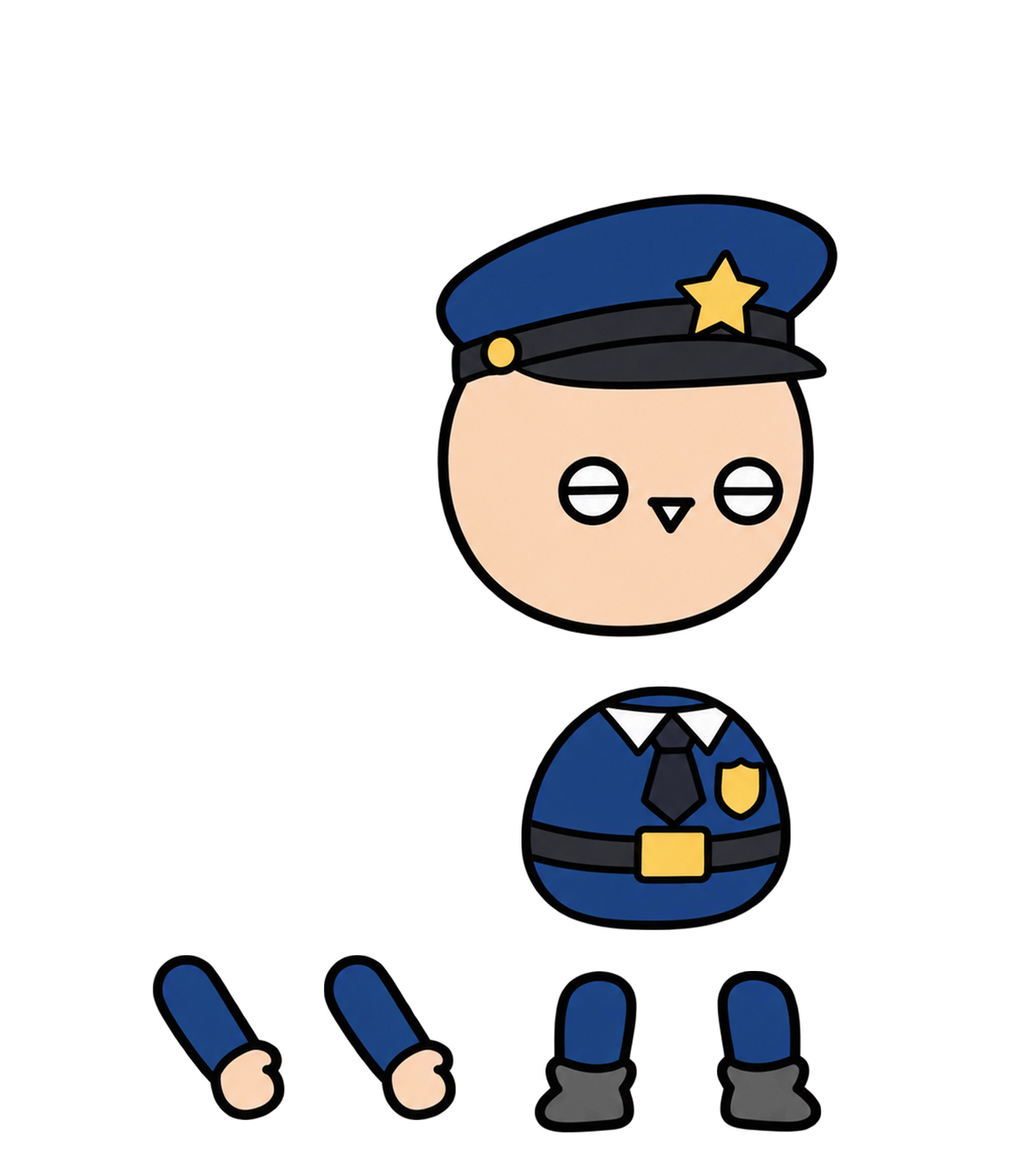
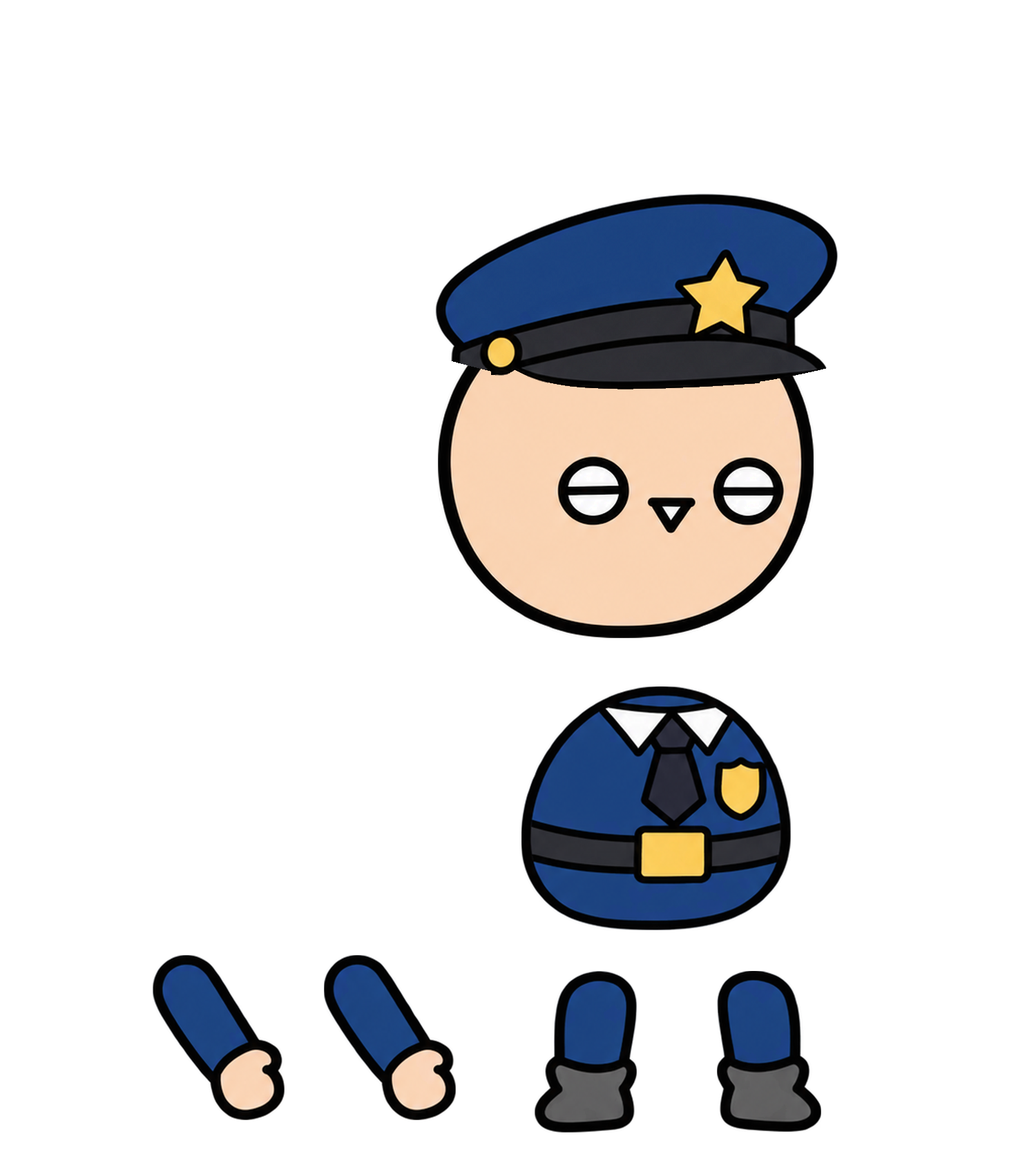
Before/after of a w=1036, h=1174 layered artwork. What changed in the layer stack:
painted on "머리" over [434, 290, 828, 639]
